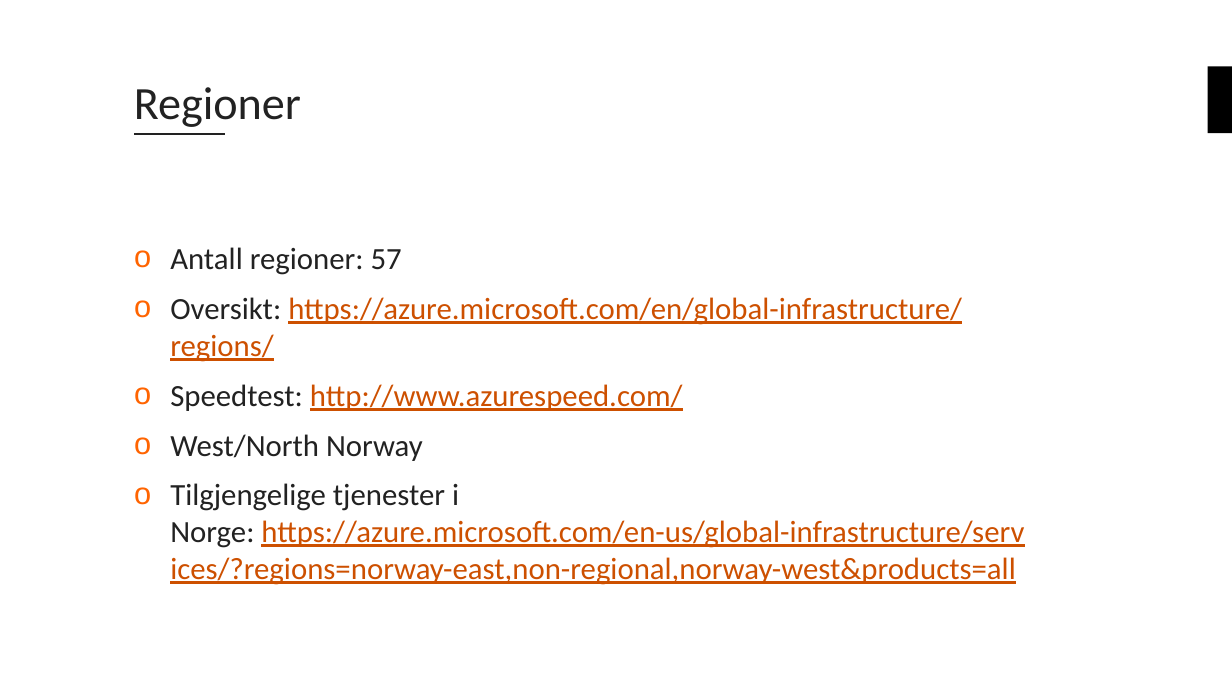
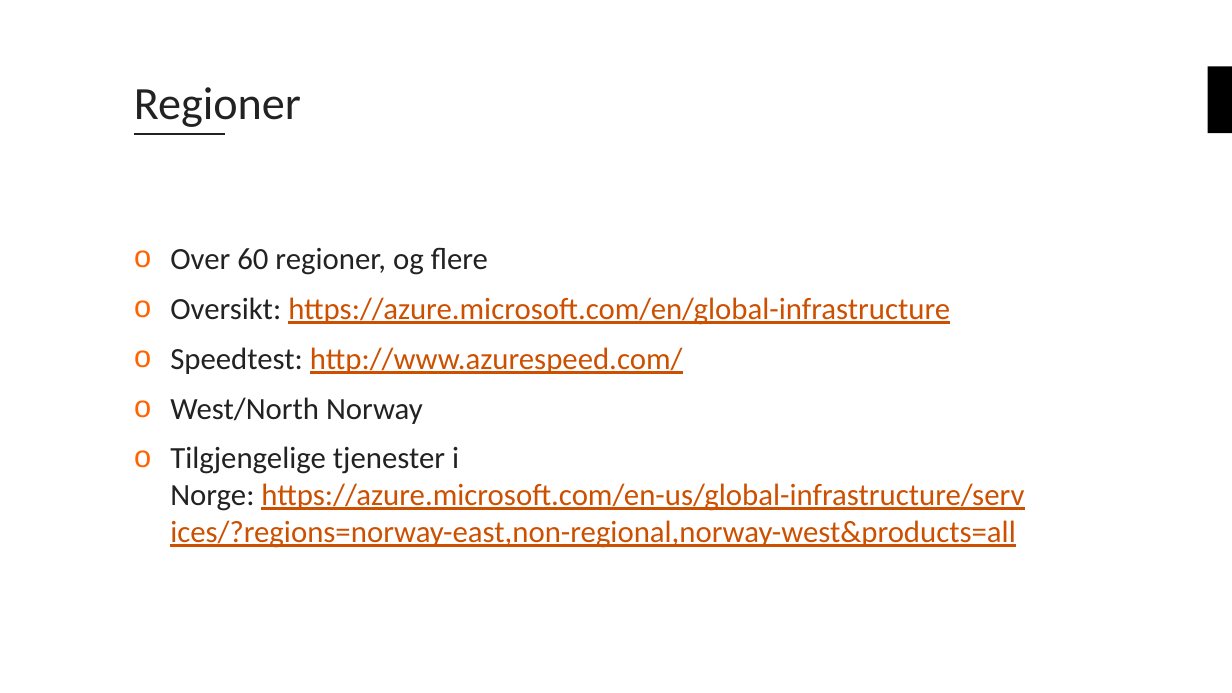
Before and after one commit to bouvet/azure-workshops, a slide deck: slide 9 of Workshop_1/Presentasjon/Azureskolen-Workshop#1.pptx. Drawn at 1232x693 pixels with LibreOffice and Linux fonts; fonts in the diff are those of the drawing; background and template pictures are left out. Boxes give left, top, right and bottom in pixels: in the first picture for what was removed or moved away, otherwise in the second. Text is boxed around its words. In the diff, an @@ line names an element or a change of style, - is before the commit and + after.

```diff
--- a/Workshop_1/Presentasjon/Azureskolen-Workshop#1.pptx
+++ b/Workshop_1/Presentasjon/Azureskolen-Workshop#1.pptx
@@ text at box(170, 247, 950, 325): text changed @@
-o Antall regioner: 57
-o Oversikt: https://azure.microsoft.com/en/global-infrastructure/regions/
+o Over 60 regioner, og flere
+o Oversikt: https://azure.microsoft.com/en/global-infrastructure
```
Also in this commit, not shown: 1 other slide changed, 3 other files.
